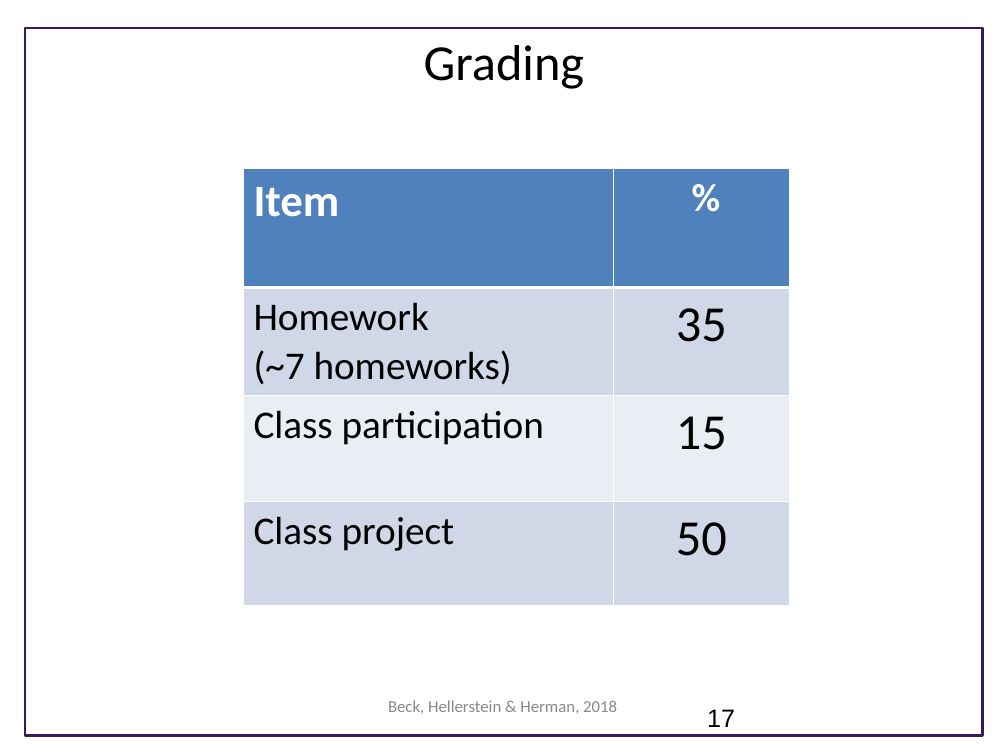
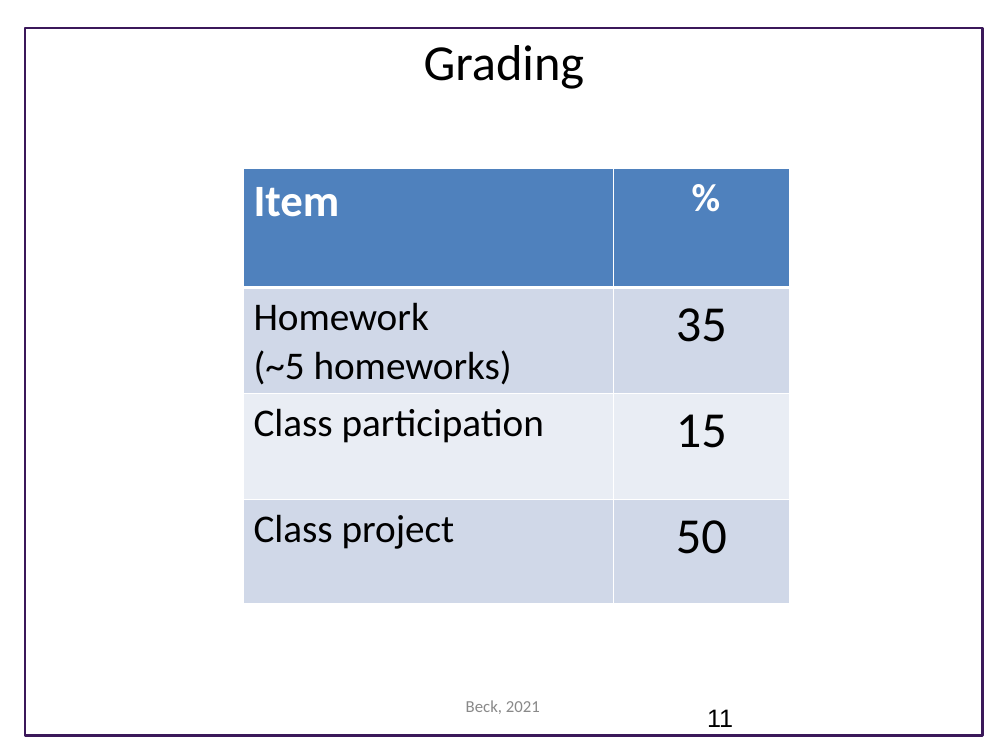
Before and after one commit to UWSEDS/lecture-materials, a slide deck: slide 11 of 01_overview/Course Introduction.pptx (slide 17 before the commit). Drawn at 1008x756 pixels with LibreOffice and Linux fonts; fonts in the diff are those of the drawing; background and template pictures are left out. Boxes give left, top, right and bottom in pixels: in the first picture for what was removed or moved away, otherwise in the second. Text is boxed around its words. In the diff, an @@ line names an element or a change of style, - is before the commit and + after.

```diff
--- a/01_overview/Course Introduction.pptx
+++ b/01_overview/Course Introduction.pptx
@@ table at box(244, 168, 790, 604) @@
-row 2, column 1: Homework / (~7 homeworks)
+row 2, column 1: Homework / (~5 homeworks)
@@ text at box(466, 700, 540, 714): text changed @@
-Beck, Hellerstein & Herman, 2018
+Beck, 2021
@@ page number at box(707, 709, 733, 727): text changed @@
-17
+11
```
Also in this commit, not shown: 12 other slides changed, 12 slides added, 6 slides removed.
